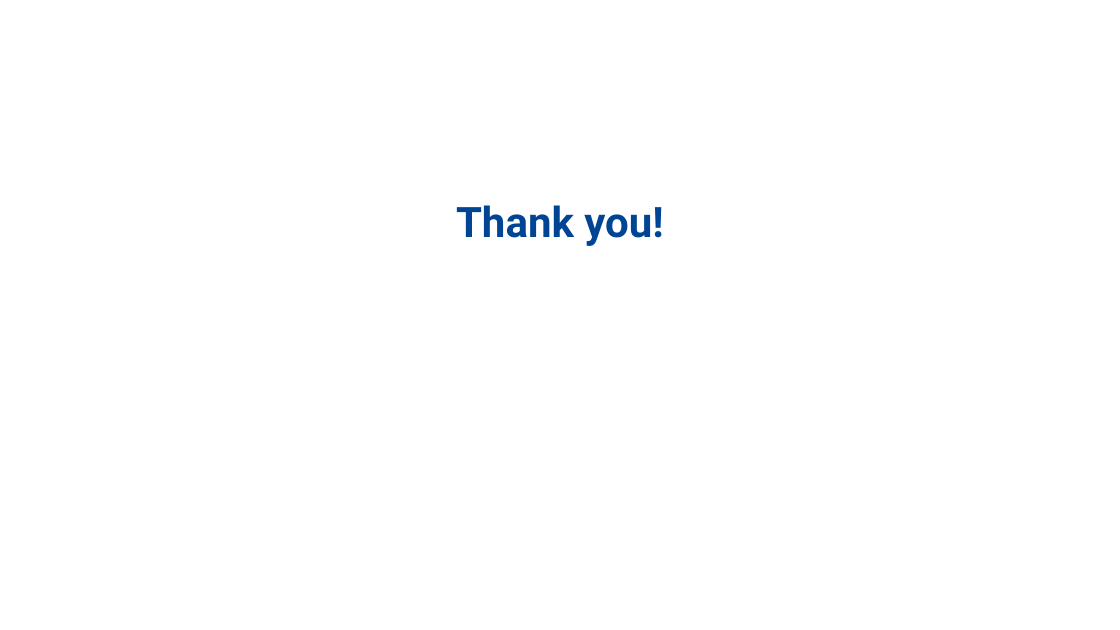
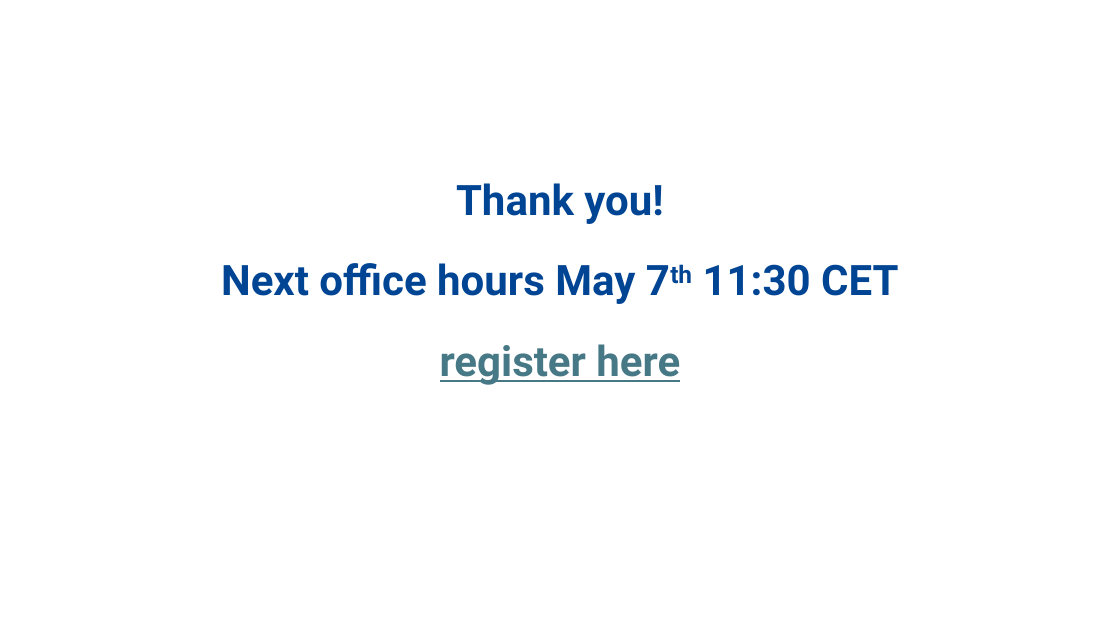
Before and after one commit to rspace-os/community, a slide deck: slide 11 of office-hours/2025-03-05 RSpace open source office hours #1.pptx. Drawn at 1120x630 pixels with LibreOffice and Linux fonts; fonts in the diff are those of the drawing; background and template pictures are left out. Boxes give left, top, right and bottom in pixels: in the first picture for what was removed or moved away, otherwise in the second. Text is boxed around its words. In the diff, an @@ line names an element or a change of style, - is before the commit and + after.

```diff
--- a/office-hours/2025-03-05 RSpace open source office hours #1.pptx
+++ b/office-hours/2025-03-05 RSpace open source office hours #1.pptx
@@ title at [221, 183, 898, 385]: text changed @@
-Thank you!
+Thank you!
+Next office hours May 7th 11:30 CET
+register here
```
Also in this commit, not shown: 7 other slides changed.
